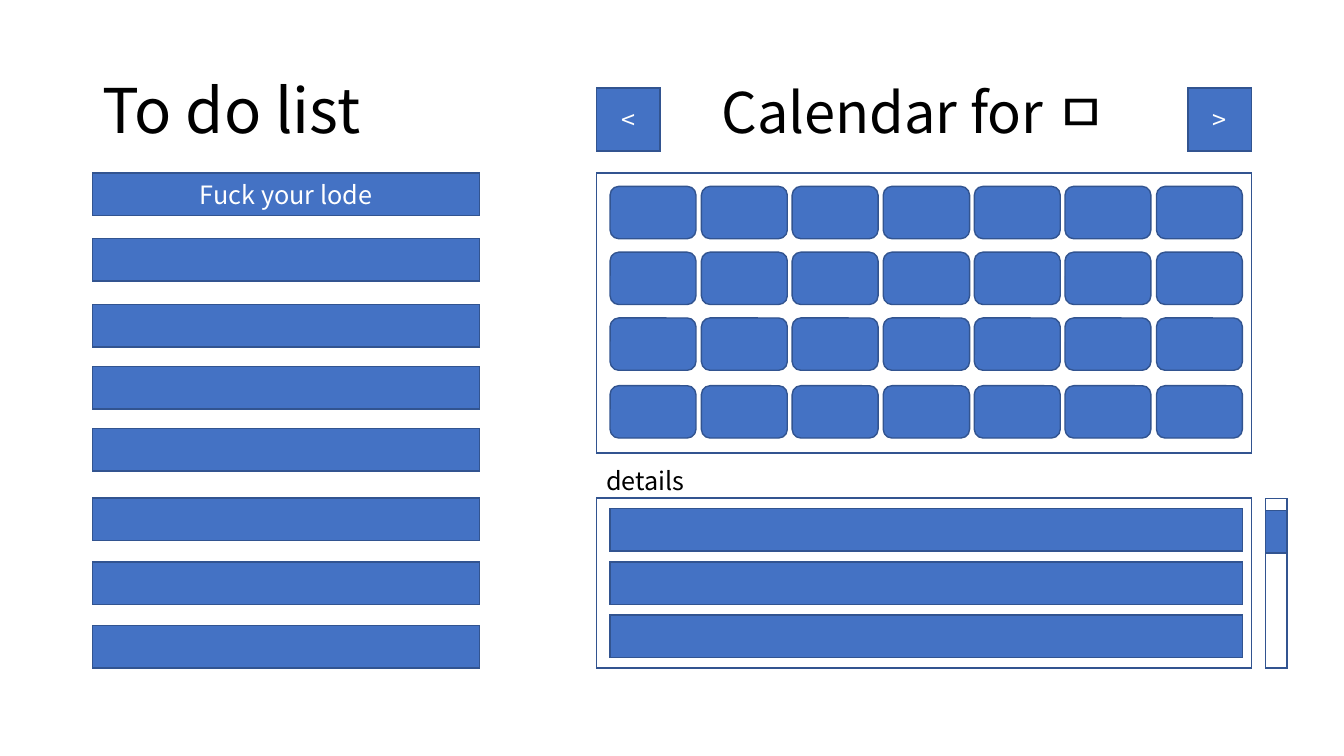
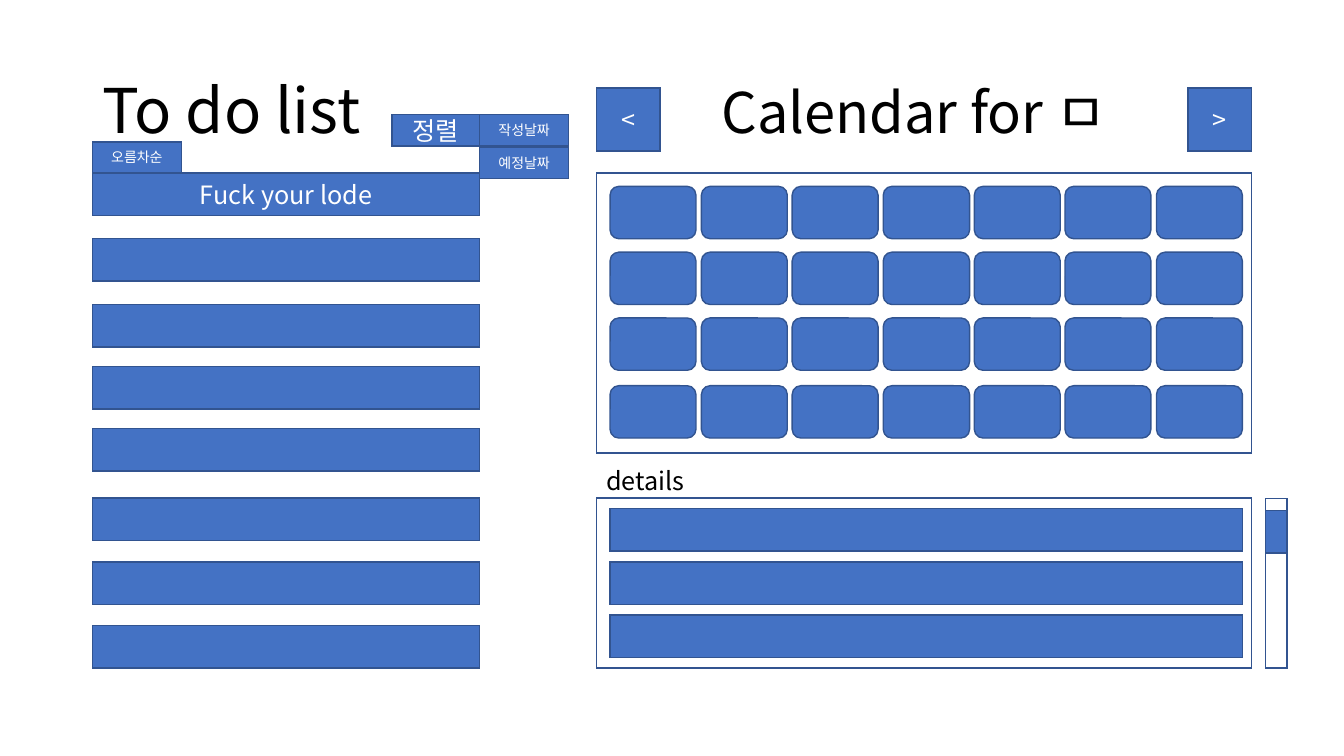
Before and after one commit to jang-chinseok/ToDoListApp, a slide deck: slide 2 of project modelling.pptx. Drawn at 1344x756 pixels with LibreOffice and Linux fonts; fonts in the diff are those of the drawing. Boxes give left, top, right and bottom in pixels: in the first picture for what was removed or moved away, otherwise in the second. Text is boxed around its words. In the diff, an @@ line names an element or a change of style, - is before the commit and + after.

Commit message:
burnch for UI design
the, login ID/PW is fe/dd
if you type it login will disapire, and the list will come out

```diff
--- a/project modelling.pptx
+++ b/project modelling.pptx
@@ rectangle added at [392,115,480,146], fill #4472C4, outline #325491 1 pt, 18 pt, text #FFFFFF @@
+정렬
@@ rectangle added at [480,115,569,146], fill #4472C4, outline #325491 1 pt, 10 pt, text #FFFFFF @@
+작성날짜
@@ rectangle added at [93,142,181,173], fill #4472C4, outline #325491 1 pt, 10 pt, text #FFFFFF @@
+오름차순
@@ rectangle added at [480,147,569,178], fill #4472C4, outline #325491 1 pt, 10 pt, text #FFFFFF @@
+예정날짜
```
Also in this commit, not shown: 7 other files.
